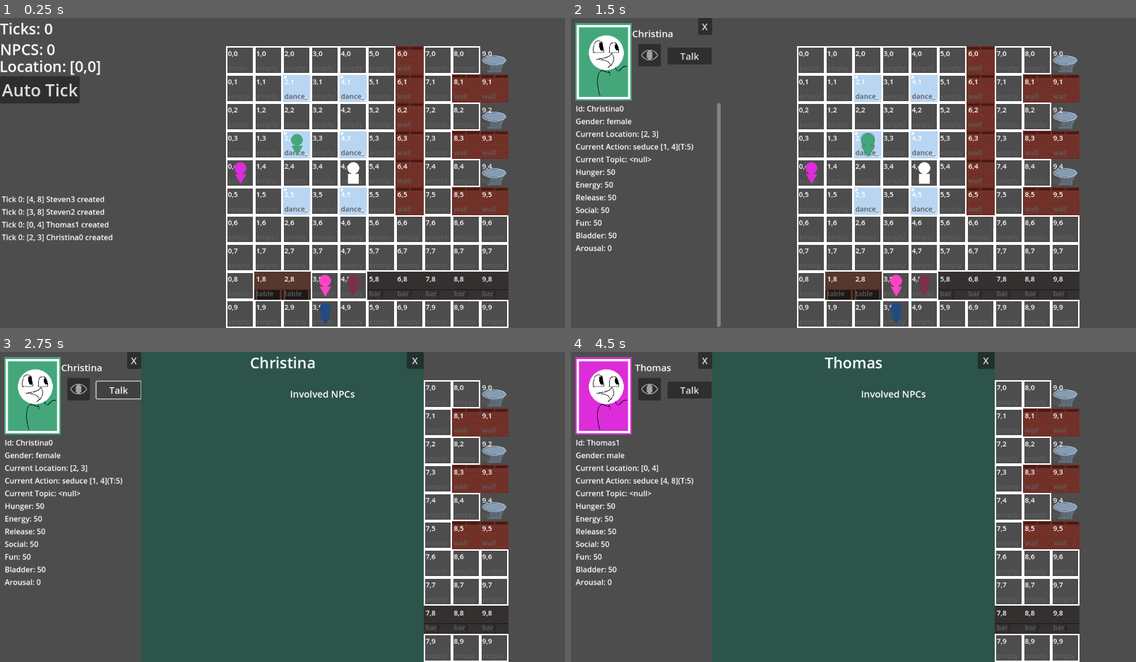
Above: before the commit, frames 1-4 (two rows, left to right).
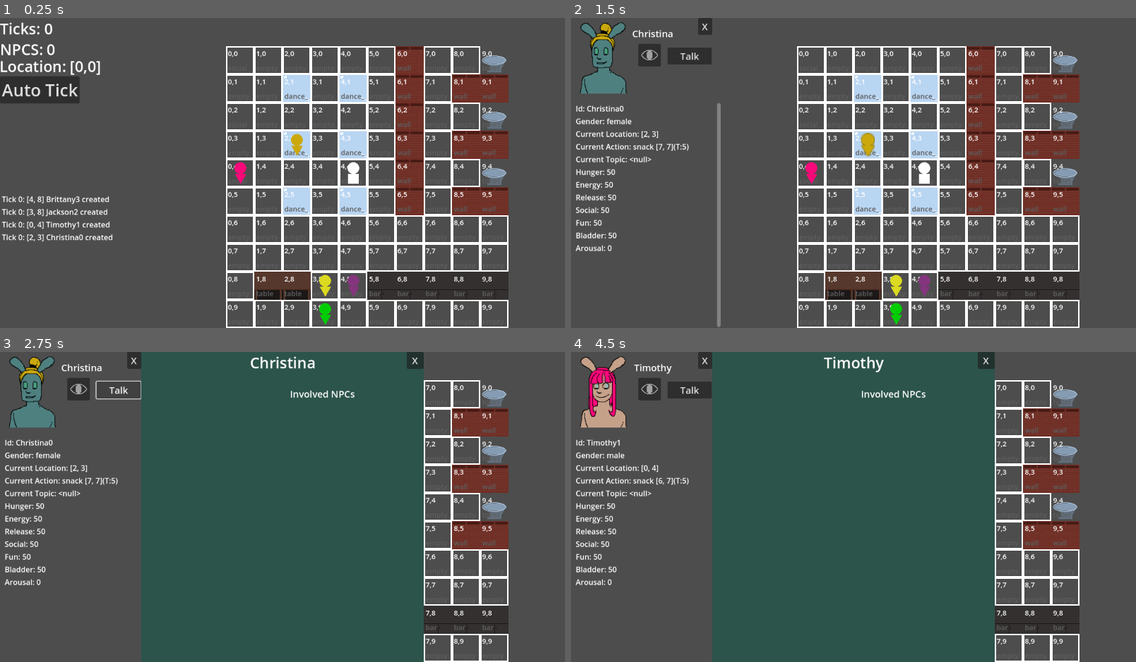
Above: after the commit, the same moments.

Repository: churrupy/elf-game
Game: Godot game, scene res://main.tscn
Same seed, same stepped clock (60 frames per second), same inputs: the game is played once before the commit and once after it.
Inputs (mouse positions are in pixels of both pictures, inside the frame that each line leads up to):
- Up to frame 1 (0.25 s): no input
- Up to frame 2 (1.5 s): click "Auto Tick" at 0.5 s; click (864, 145) at 1.27 s
- Up to frame 3 (2.75 s): click "Talk" at 2 s
- Up to frame 4 (4.5 s): click (650, 389) at 2.75 s; click (650, 389) at 3.5 s; click (808, 507) at 4.27 s

The runs differ from the first frame. In frame 1, 0.9% of the frame differs, in the area x 8-64%, y 37-99%; in frame 2, 3.2%, in the area x 0-64%, y 1-99%; in frame 3, 2.6%; in frame 4, 3.0%.

Commit message:
Added randomized portraits!
- portraits are off the ground now
- changed talk menu so that included npcs are off to the side instead of in the chat log

Diff:
--- a/portrait.tscn
+++ b/portrait.tscn
@@ -1,13 +1,16 @@
 [gd_scene load_steps=3 format=3 uid="uid://wqx311ixn3i1"]
 
-[ext_resource type="Texture2D" uid="uid://bino6wt2x8rc7" path="res://models/portait_background.png" id="1_fj88p"]
+[ext_resource type="Texture2D" uid="uid://bino6wt2x8rc7" path="res://models/portrait/portait_background.png" id="1_fj88p"]
 [ext_resource type="Texture2D" uid="uid://caayah62rk68i" path="res://models/portait.png" id="2_n3ove"]
 
 [node name="Portrait" type="Control"]
 layout_mode = 3
-anchors_preset = 0
-offset_right = 120.0
-offset_bottom = 165.0
+anchor_right = 0.1
+anchor_bottom = 0.248
+offset_right = -120.0
+offset_bottom = -163.68
+size_flags_horizontal = 3
+size_flags_vertical = 3
 
 [node name="Splash" type="ColorRect" parent="."]
 layout_mode = 0
@@ -21,6 +24,7 @@
 texture = ExtResource("1_fj88p")
 
 [node name="Portrait" type="TextureRect" parent="."]
+visible = false
 layout_mode = 1
 offset_right = 120.0
 offset_bottom = 165.0
--- a/scripts/SignalBus.gd
+++ b/scripts/SignalBus.gd
@@ -7,6 +7,8 @@
 signal close_npc_menu()
 signal open_talk_menu(npc)
 signal close_talk_menu()
+
+signal toggle_talk_menu(npc)
 
 signal say_topic(speaker, topic, opinion, location)
 
--- a/scripts/actions/encounter_action_anchor.gd
+++ b/scripts/actions/encounter_action_anchor.gd
@@ -81,6 +81,7 @@
 	for npc_id in Global.NPCS.keys():
 		var npc = Global.NPCS[npc_id]
 		if npc.ACTION == null: continue
+		if npc.ACTION.TARGET is Array: continue
 		if npc.ACTION.TARGET == OWNER:
 			nodes.append(npc)
 	return nodes
--- a/scripts/actions/encounter_action_node.gd
+++ b/scripts/actions/encounter_action_node.gd
@@ -109,6 +109,7 @@
 	for npc_id in Global.NPCS.keys():
 		var npc = Global.NPCS[npc_id]
 		if npc.ACTION == null: continue
+		if npc.ACTION.TARGET is Array: continue
 		if npc.ACTION.TARGET == OWNER:
 			nodes.append(npc)
 	return nodes
--- a/scripts/actions/generic_action.gd
+++ b/scripts/actions/generic_action.gd
@@ -107,8 +107,8 @@
 
 func tick():
 	# target is a travelable tile (just a location array)
-	if !recheck_can_do_action():
-		return
+	#if !recheck_can_do_action():
+	#	return
 	if OWNER.LOCATION == LOCATION:
 		do_action()
 	else:
--- a/scripts/constants.gd
+++ b/scripts/constants.gd
@@ -55,6 +55,52 @@
 }
 #endregions
 
+var PORTRAIT_TEMPLATES = {
+	"hair": [
+		"res://models/portrait/hair/curly_long.png",
+		"res://models/portrait/hair/high_ponytail.png",
+		"res://models/portrait/hair/low_ponytail.png",
+		"res://models/portrait/hair/straight_long.png",
+		"res://models/portrait/hair/wavy_long.png",
+	],
+	"ears": [
+		"res://models/portrait/ears/bunny.png",
+		"res://models/portrait/ears/cat.png",
+		"res://models/portrait/ears/dog.png",
+		"res://models/portrait/ears/human.png",
+	],
+	"body": [
+		"res://models/portrait/body/round.png",
+		"res://models/portrait/body/round_square.png",
+		"res://models/portrait/body/square.png",
+	],
+	"eyes": [
+		"res://models/portrait/eyes/circle.png",
+		"res://models/portrait/eyes/generic.png",
+		"res://models/portrait/eyes/pointed.png",
+	],
+
+
+	"mouth": [
+		"res://models/portrait/mouth/open.png",
+		"res://models/portrait/mouth/smile.png",
+	],
+	"nose": [
+		"res://models/portrait/nose/button.png",
+		"res://models/portrait/nose/generic.png",
+		"res://models/portrait/nose/strong.png",
+	],
+	"bangs" : [
+		"res://models/portrait/bangs/curly.png",
+		"res://models/portrait/bangs/long_fringe.png",
+		"res://models/portrait/bangs/pulled_back.png",
+		"res://models/portrait/bangs/straight.png",
+		"res://models/portrait/bangs/wavy.png",
+	],
+
+
+}
+
 var CLASS_TEMPLATES = {
 	"GenericAction": GenericAction,
 	"TileAction": TileAction,
--- a/scripts/main.gd
+++ b/scripts/main.gd
@@ -23,6 +23,7 @@
 
 	SignalBus.open_talk_menu.connect(open_talk_menu)
 	SignalBus.close_talk_menu.connect(close_talk_menu)
+	SignalBus.toggle_talk_menu.connect(toggle_talk_menu)
 
 
 	Global.FOCUS_TARGET = "player"
@@ -48,7 +49,7 @@
 
 
 # Called every frame. 'delta' is the elapsed time since the previous frame.
-func _process(delta: float) -> void:
+func _process(_delta: float) -> void:
 	if Input.is_action_just_pressed("auto_tick"):
 		tick()
 		return
@@ -86,10 +87,6 @@
 	$Map.tick()
 	get_current_npcs()
 	#update_current_npcs()
-
-
-
-
 
 
 
@@ -227,8 +224,8 @@
 
 
 func get_all_npc_actions(checked_npc):
-	#var npc_actions = ["converse", "flirt", "seduce"]
-	var npc_actions = ["seduce"]
+	var npc_actions = ["converse", "flirt", "seduce"]
+	#var npc_actions = ["seduce"]
 	var all_actions = []
 	for npc_id in Global.NPCS.keys():
 		if npc_id == checked_npc.ID: continue
@@ -263,9 +260,9 @@
 #region npc ai
 
 func determine_action(npc):
-	#var all_actions = $Map.get_all_actions_on_map()
-	#all_actions += get_all_npc_actions()
-	var all_actions = get_all_npc_actions(npc)
+	var all_actions = $Map.get_all_actions_on_map()
+	all_actions += get_all_npc_actions(npc)
+	#var all_actions = get_all_npc_actions(npc)
 	for action in all_actions:
 		action.OWNER = npc
 		action.score()
@@ -383,6 +380,13 @@
 	$DefaultMenu.show()
 
 
+func toggle_talk_menu(npc):
+	if $TalkMenu.visible:
+		close_talk_menu()
+	else:
+		open_talk_menu(npc)
+
+
 func open_talk_menu(npc):
 	$NpcMenu.MENU_NPC = npc
 	$NpcMenu.update()
--- a/scripts/npc.gd
+++ b/scripts/npc.gd
@@ -5,7 +5,13 @@
 
 var NAME
 var ID
-var COLOR
+
+var SKIN_COLOR
+var HAIR_COLOR
+var EYE_COLOR
+
+var PORTRAIT = {}
+
 var LOCATION = [0,0]
 var GENDER
 var ACTION
@@ -43,7 +49,22 @@
 	NAME = NAMES[GENDER].pick_random()
 	ID = NAME + str(ID_COUNTER)
 	STYLE = STYLES.pick_random()
-	COLOR = Color(randf_range(0,1), randf_range(0,1), randf_range(0,1))
+	EYE_COLOR = Color(randf_range(0,1), randf_range(0,1), randf_range(0,1))
+	HAIR_COLOR = Color(randf_range(0,1), randf_range(0,1), randf_range(0,1))
+	#SKIN_COLOR = Color(randf_range(0,1), randf_range(0.25,0.50), randf_range(0.25,0.75)) # getting WILD in here
+	var red = randf_range(0.15, .90)
+	var green = red - randf_range(0.05, 0.20)
+	green = clamp(green, 0.5, 1.0)
+	var blue = green - randf_range(0.05, 0.20)
+	blue = clamp(blue, 0.5, 1.0)
+	#SKIN_COLOR = Color(randf_range(0.20,0.9), randf_range(0.10,0.75), randf_range(0.05,0.70))
+	SKIN_COLOR = Color(red, green, blue)
+
+	for part in Constants.PORTRAIT_TEMPLATES.keys():
+		var options = Constants.PORTRAIT_TEMPLATES[part]
+		PORTRAIT[part] = options.pick_random()
+
+
 	var topics = Dialogue.CONVERSATION_NODES.keys()
 	for topic in topics:
 		OPINIONS[topic] = randi_range(-5,5)
@@ -57,7 +78,7 @@
 	add_child(BUTTON)
 	BUTTON.texture_normal = load("res://models/npc.png")
 	BUTTON.texture_hover = load("res://models/npc_glow.png")
-	BUTTON.modulate = COLOR
+	BUTTON.modulate = HAIR_COLOR
 
 	BUTTON.set_anchors_and_offsets_preset(Control.LayoutPreset.PRESET_CENTER, Control.LayoutPresetMode.PRESET_MODE_MINSIZE, 0)
 	#BUTTON.keep_offsets = true
--- a/scripts/npc_menu.gd
+++ b/scripts/npc_menu.gd
@@ -4,7 +4,6 @@
 var MENU_NPC
 var WATCH = false
 
-signal close_npc_menu_signal
 
 # Called when the node enters the scene tree for the first time.
 func _ready() -> void:
@@ -49,9 +48,35 @@
 		new_label.autowrap_mode = TextServer.AUTOWRAP_WORD_SMART
 		$NpcHistoryContainer.get_node("VBoxContainer").add_child(new_label)
 
-	$Portrait.get_node("Splash").modulate = MENU_NPC.COLOR
+	#$Portrait.get_node("Splash").modulate = MENU_NPC.HAIR_COLOR
+	clear_portrait()
+	var splash = TextureRect.new()
+	splash.modulate = MENU_NPC.EYE_COLOR
+	splash.scale = Vector2(1.2,1.2)
+	$Portrait.add_child(splash)
+	var background = Sprite2D.new()
+	background.texture = load("res://models/portrait/portrait_background.png")
+	background.scale = Vector2(1.2,1.2)
+	$Portrait.add_child(background)
+	for part in MENU_NPC.PORTRAIT.keys():
+		var sprite = Sprite2D.new()
+		var pathfile = MENU_NPC.PORTRAIT[part]
+		sprite.texture = load(pathfile)
+		if part == "eyes":
+			sprite.modulate = MENU_NPC.EYE_COLOR
+		elif part in ["bangs", "hair"]:
+			sprite.modulate = MENU_NPC.HAIR_COLOR
+		elif part in ["body", "ears"]:
+			sprite.modulate = MENU_NPC.SKIN_COLOR
+		sprite.scale = Vector2(1.2,1.2)
+		$Portrait.add_child(sprite)
+	$Portrait.global_position = Vector2(68,84)
 
 	SignalBus.npc_hover.emit(MENU_NPC)
+
+func clear_portrait():
+	for child in $Portrait.get_children():
+		child.queue_free()
 
 
 func close_npc_menu() -> void:
@@ -62,6 +87,7 @@
 func watch_npc() -> void:
 	WATCH = true
 	ENGINE.update_focus_target(MENU_NPC.ID)
+	#$WatchButton.icon = load("red://models/watch_glow.png")
 	$WatchButton.hide()
 	$UnWatchButton.show()
 
@@ -70,9 +96,26 @@
 func unwatch_npc() -> void:
 	WATCH = false
 	ENGINE.update_focus_target("player")
+	#$WatchButton.icon = load("res://models/watch.png")
+
 	$UnWatchButton.hide()
 	$WatchButton.show()
+
+func toggle_watch_npc() -> void:
+	print("toggling")
+	var focus_target
+	if WATCH:
+		$WatchButton.icon = load("res://models/watch.png")
+		WATCH = false
+		focus_target = "player"
+	else:
+		$WatchButton.icon = load("red://models/watch_glow.png")
+		WATCH = true
+		focus_target = MENU_NPC.ID
 
 
 func open_talk_menu() -> void:
 	SignalBus.open_talk_menu.emit(MENU_NPC)
+
+func toggle_talk_menu() -> void:
+	SignalBus.toggle_talk_menu.emit(MENU_NPC)
--- a/scripts/talk_menu.gd
+++ b/scripts/talk_menu.gd
@@ -30,32 +30,11 @@
 
 			var label = Label.new()
 			label.text = item["arg"]["dialogue"]
+			var container_size = $TalkDetails.get_node("DialogueContainer").get_node("VBoxContainer").get_size()
+			label.custom_minimum_size = Vector2(container_size[0]*.75, 1)
+			label.autowrap_mode = TextServer.AUTOWRAP_WORD_SMART
 			$TalkDetails.get_node("DialogueContainer").get_node("VBoxContainer").add_child(label)
 
-			'''
-			var line_item = HBoxContainer.new()
-			line_item.size_flags_horizontal = SIZE_FILL
-
-			#button
-			var npc_id = item["npc"]
-			var npc = Global.NPCS[npc_id]
-			var name_button = buttons.instantiate()
-			name_button.initialize(npc)
-			line_item.add_child(name_button)
-
-			#dialogue
-			var container_size = $DialogueContainer.get_size()
-			var dialogue_label = Label.new()
-			line_item.add_child(dialogue_label)
-			dialogue_label.size_flags_horizontal = SIZE_FILL
-			dialogue_label.text = item["arg"]["dialogue"]
-			dialogue_label.custom_minimum_size = Vector2(container_size[0]*.75, 1)
-			dialogue_label.autowrap_mode = TextServer.AUTOWRAP_WORD_SMART
-
-
-			$DialogueContainer.get_node("VBoxContainer").add_child(line_item)
-
-			'''
 			if item["npc"] == MENU_NPC.ID:
 				if "witnesses" in item["arg"]:
 					for w in item["arg"]["witnesses"]:
Binary file added: models/portrait/bangs/curly.png
Binary file added: models/portrait/bangs/long_fringe.png
Binary file added: models/portrait/bangs/pulled_back.png
Binary file added: models/portrait/bangs/straight.png
Binary file added: models/portrait/bangs/wavy.png
Binary file added: models/portrait/body/round.png
Binary file added: models/portrait/body/round_square.png
Binary file added: models/portrait/body/square.png
Binary file added: models/portrait/ears/bunny.png
Binary file added: models/portrait/ears/cat.png
Binary file added: models/portrait/ears/dog.png
Binary file added: models/portrait/ears/human.png
(and 14 more such lines)
